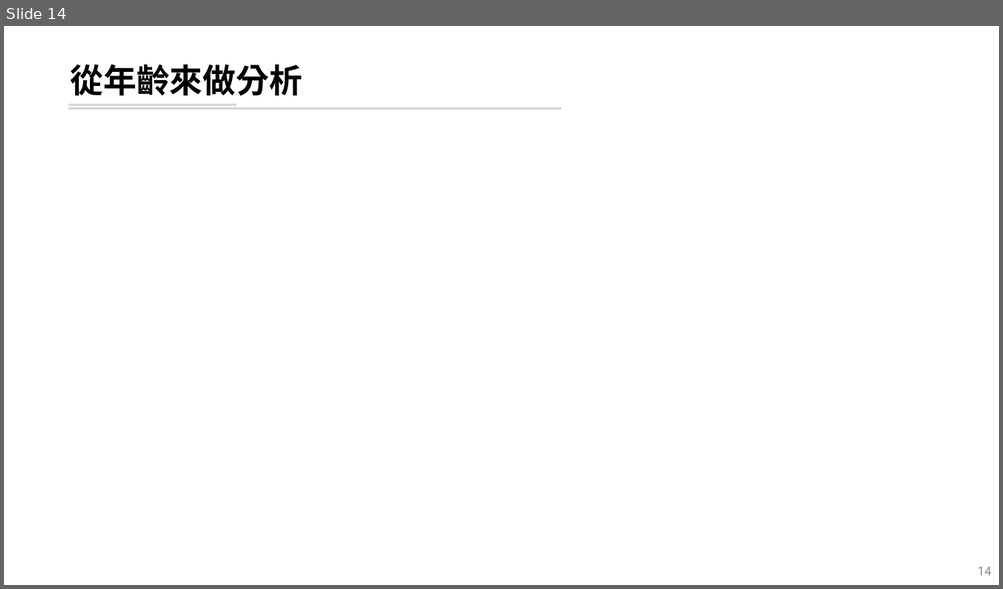
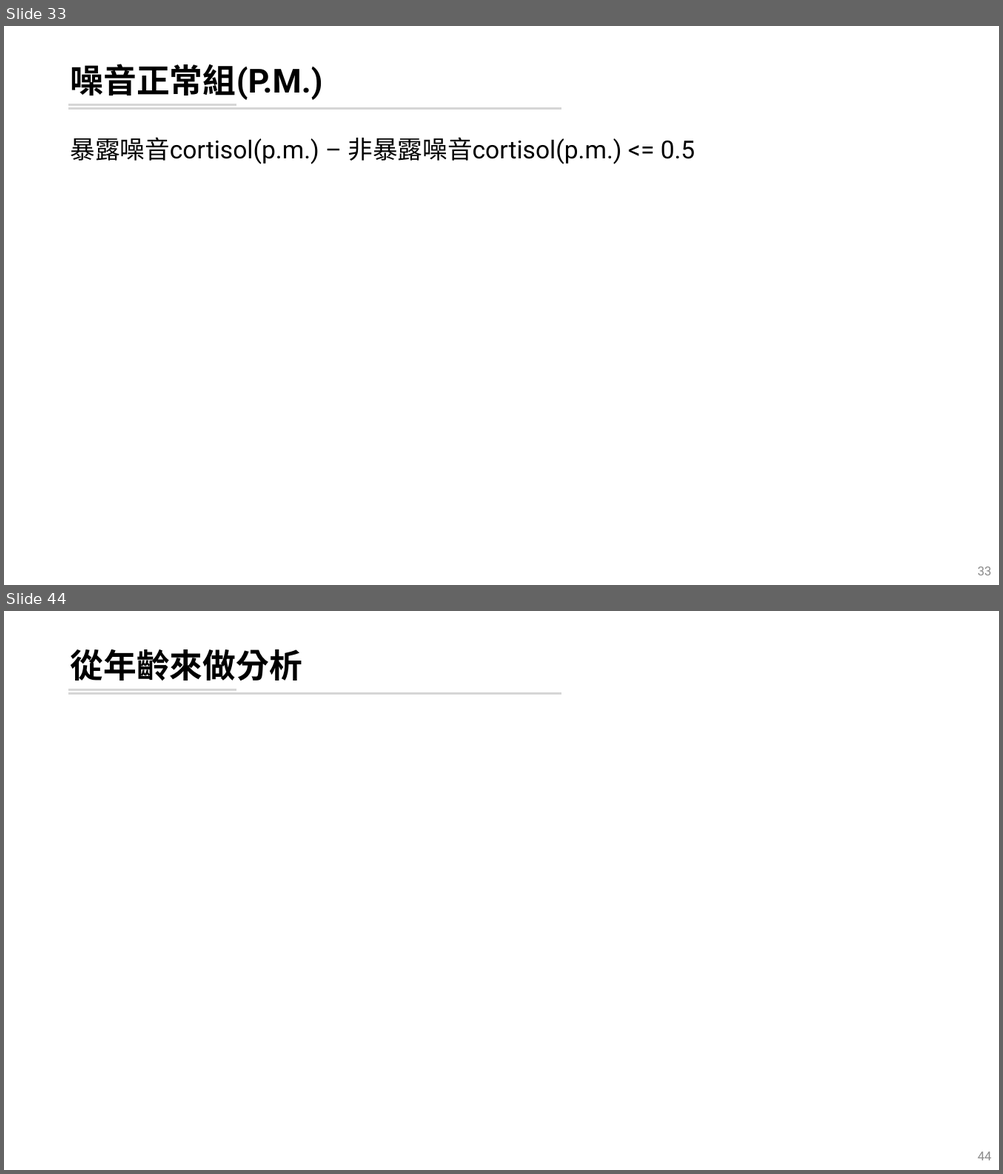
Before and after one commit to leooel97895750/REM_DataMining, a slide deck: 輪班工人暴露噪音下REM片斷化分析.pptx. Shown one above the other, each under a label of ours: slide 14 before the commit, slides 33 and 44 after it; the slides between them are not shown. The pictures are 1003x589 and 1003x1174 pixels, drawn with LibreOffice and Linux fonts; fonts in the diff are those of the drawing. Boxes give left, top, right and bottom in pixels: in the first picture for what was removed or moved away, otherwise in the second. Text is boxed around its words. In the diff, an @@ line names an element or a change of style, - is before the commit and + after.

```diff
--- a/輪班工人暴露噪音下REM片斷化分析.pptx
+++ b/輪班工人暴露噪音下REM片斷化分析.pptx
@@ slide 33 added at (4, 26, 999, 585), background #FFFFFF; not listed: 2 template elements that a slide beside it also shows @@
@@ title added at (70, 64, 322, 100), 32 pt, text #000000, bold @@
+噪音正常組(P.M.)
@@ text added at (70, 137, 695, 164), 24 pt, text #000000 @@
+暴露噪音cortisol(p.m.) – 非暴露噪音cortisol(p.m.) <= 0.5
@@ page number added at (977, 567, 991, 576), 12 pt, text #8C8C8C @@
+33
@@ what was slide 14 is now slide 44 @@
@@ page number at (977, 1152, 991, 1161): text changed @@
-14
+44
```
Also in this commit, not shown: 6 slides changed, 29 other slides added, 3 other files.
